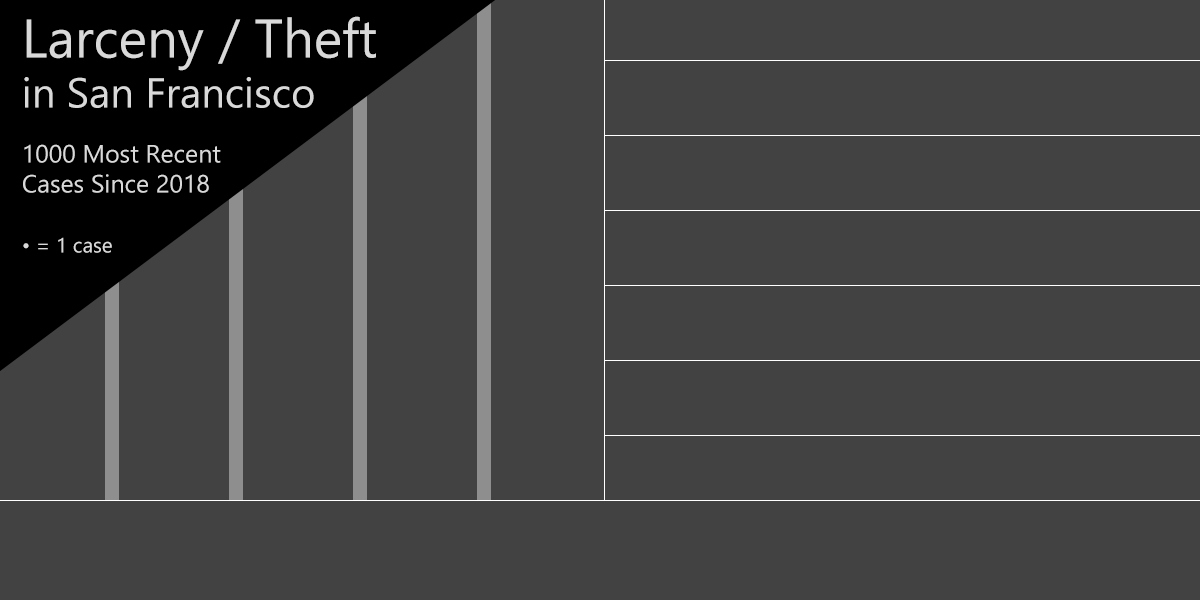
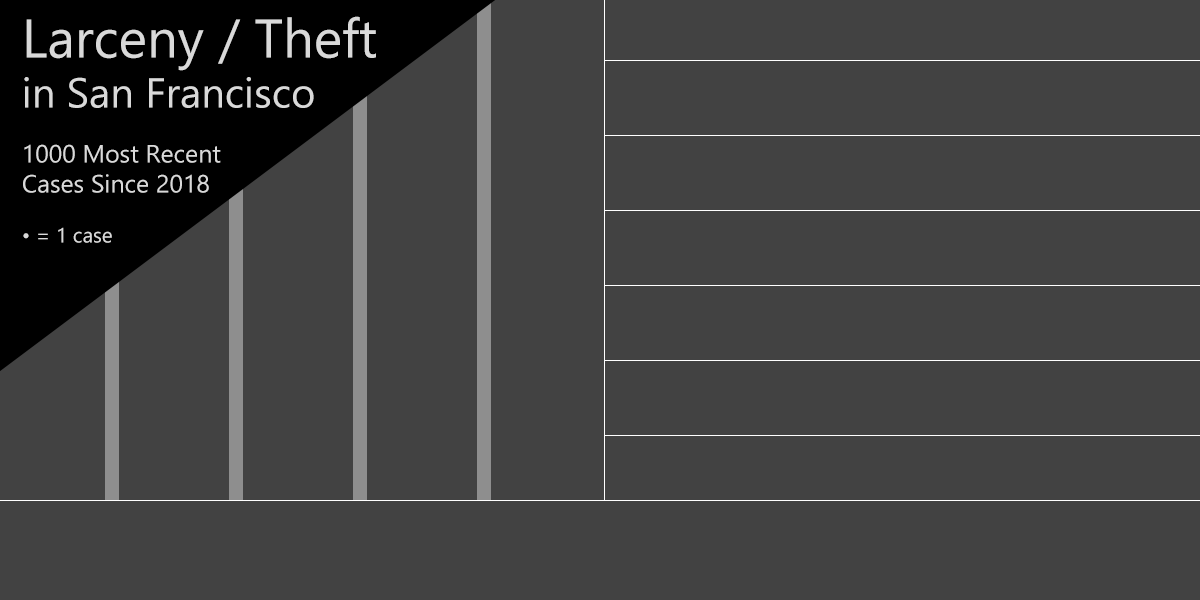
Two versions of the same layered image (1200x600). Layer-by-layer changes:
painted on "Larceny / Theft in San Francisco 1000 Most Recent Cases Since" over [23, 227, 112, 253]
